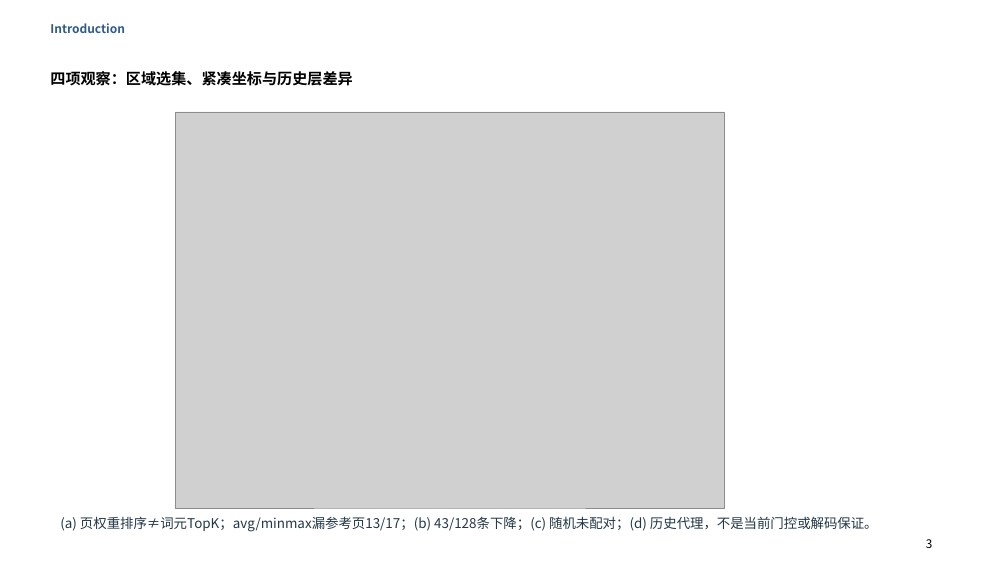
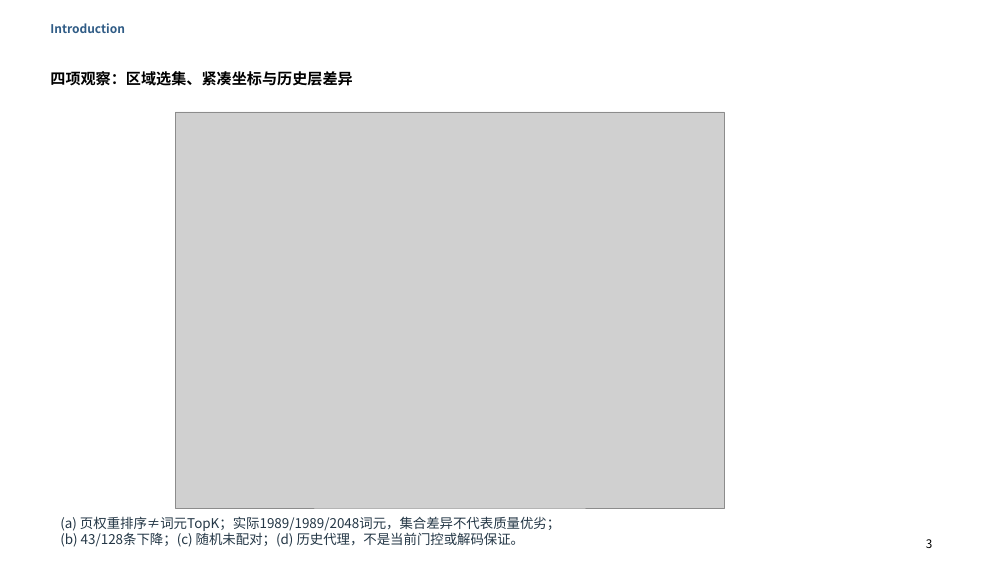
Before and after one commit to Chosen-David/two-level-attention, a slide deck: slide 3 of agent_doc/advice/dac_manuscript/presentation/TwoLevel_UserEdited_20261014.pptx. Drawn at 1008x567 pixels with LibreOffice and Linux fonts; fonts in the diff are those of the drawing; grey boxes stand for pictures. Boxes give left, top, right and bottom in pixels: in the first picture for what was removed or moved away, otherwise in the second. Text is boxed around its words. In the diff, an @@ line names an element or a change of style, - is before the commit and + after.

Commit message:
docs(presentation): disclose actual selection budgets on Observation slide

```diff
--- a/agent_doc/advice/dac_manuscript/presentation/TwoLevel_UserEdited_20261014.pptx
+++ b/agent_doc/advice/dac_manuscript/presentation/TwoLevel_UserEdited_20261014.pptx
@@ text at (x1=60, y1=516, x2=560, y2=547): text changed @@
-(a) 页权重排序≠词元TopK；avg/minmax漏参考页13/17；(b) 43/128条下降；(c) 随机未配对；(d) 历史代理，不是当前门控或解码保证。
+(a) 页权重排序≠词元TopK；实际1989/1989/2048词元，集合差异不代表质量优劣；
+(b) 43/128条下降；(c) 随机未配对；(d) 历史代理，不是当前门控或解码保证。
```
Also in this commit, not shown: 4 other files.
